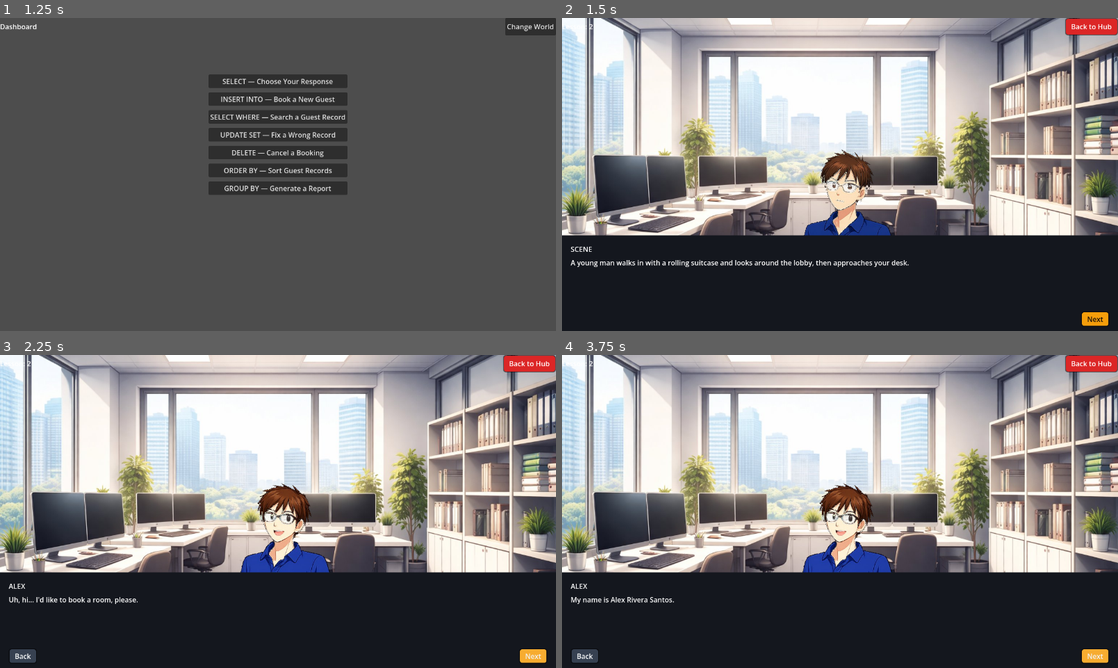
Above: before the commit, frames 1-4 (two rows, left to right).
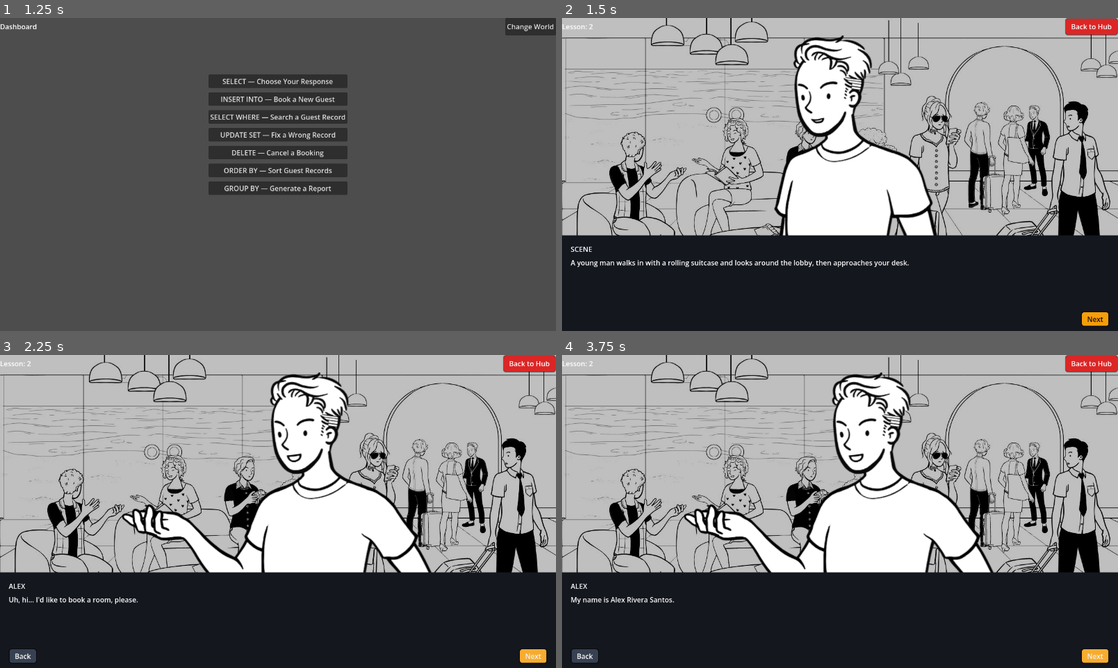
Above: after the commit, the same moments.

Repository: EricNathanCode/C.L.E.D
Game: Godot game, scene res://scene/Main.tscn
Same seed, same stepped clock (60 frames per second), same inputs: the game is played once before the commit and once after it.
Inputs:
- Up to frame 1 (1.25 s): click "Hotel World" at 0.5 s
- Up to frame 2 (1.5 s): click "INSERT INTO — Book a New Guest" at 1.25 s
- Up to frame 3 (2.25 s): click "Next" at 2 s
- Up to frame 4 (3.75 s): click "Next" at 2.75 s; click "Next" at 3.5 s

Frame 1 is identical in both runs. In frame 2, 59% of the frame differs, in the area x 0-100%, y 0-70%; in frame 3, 60%; in frame 4, 60%.

Commit message:
Phase 7
Put Real Game Assests (Background, Characters), Fix Background Coloring, and Character ERROR Output

Diff:
--- a/c.l.e.d/scene/GameScreen.tscn
+++ b/c.l.e.d/scene/GameScreen.tscn
@@ -20,6 +20,16 @@
 grow_vertical = 2
 expand_mode = 1
 stretch_mode = 6
+
+[node name="BGTint" type="ColorRect" parent="."]
+layout_mode = 0
+anchors_preset = 15
+anchor_right = 1.0
+anchor_bottom = 1.0
+grow_horizontal = 2
+grow_vertical = 2
+mouse_filter = 2
+color = Color(0.0, 0.0, 0.0, 0.25)
 
 [node name="TopBar" type="HBoxContainer" parent="." unique_id=1057576395]
 layout_mode = 0
--- a/c.l.e.d/scripts/GameScreen.gd
+++ b/c.l.e.d/scripts/GameScreen.gd
@@ -25,15 +25,15 @@
 	"group_by":     "res://gamemode/scene/GM_GroupBy.tscn",
 }
 
-const BG_HOTEL := "res://images/background/Office.png"
+const BG_HOTEL := "res://images/backgrounds/BG_hotel.png"
 
 # MC expression paths (used as NPC placeholder)
 const MC_EXPR: Dictionary = {
-	"idle":     "res://images/characters/MC/_MC__IDLE.png",
-	"talk":     "res://images/characters/MC/_MC__TALK.png",
-	"thinking": "res://images/characters/MC/_MC__THINKING.png",
-	"confuse":  "res://images/characters/MC/_MC__CONFUSE.png",
-	"shock":    "res://images/characters/MC/_MC__SHOCK.png",
+	"idle":     "res://images/characters/NPC_adults/adult_1/idle.png",
+	"talk":     "res://images/characters/NPC_adults/adult_1/talk.png",
+	"thinking": "res://images/characters/NPC_adults/adult_1/think.png",
+	"confuse":  "res://images/characters/NPC_adults/adult_1/confuse.png",
+	"shock":    "res://images/characters/NPC_adults/adult_1/shock.png",
 }
 
 # Which MC expression to show per story char key
@@ -82,22 +82,30 @@
 		_bg_textures["hotel"] = bg
 
 func _load_texture(res_path: String) -> Texture2D:
+	# Method 1 — Godot resource system (works when file is imported)
 	if ResourceLoader.exists(res_path):
 		var tex := ResourceLoader.load(res_path) as Texture2D
 		if tex:
 			return tex
 
+	# Method 2 — FileAccess buffer (works without .import files)
 	var abs_path: String = ProjectSettings.globalize_path(res_path)
 	var fa := FileAccess.open(abs_path, FileAccess.READ)
 	if fa:
 		var data: PackedByteArray = fa.get_buffer(fa.get_length())
 		fa.close()
 		var img := Image.new()
-		if img.load_png_from_buffer(data) == OK:
+		var loaded := false
+		if res_path.ends_with(".jpg") or res_path.ends_with(".jpeg"):
+			loaded = img.load_jpg_from_buffer(data) == OK
+		else:
+			loaded = img.load_png_from_buffer(data) == OK
+		if loaded:
 			if img.get_format() != Image.FORMAT_RGBA8:
 				img.convert(Image.FORMAT_RGBA8)
 			return ImageTexture.create_from_image(img)
 
+	# Method 3 — Image.load() direct fallback
 	var img2 := Image.new()
 	if img2.load(abs_path) == OK:
 		if img2.get_format() != Image.FORMAT_RGBA8:
Binary file removed: c.l.e.d/images/background/Office.png
Binary file added: c.l.e.d/images/backgrounds/BG_hotel.png
Not shown, changed: c.l.e.d/images/backgrounds/BG_hotel.png.import
Binary file removed: c.l.e.d/images/characters/MC/_MC__CONFUSE.png
Binary file removed: c.l.e.d/images/characters/MC/_MC__IDLE.png
Binary file removed: c.l.e.d/images/characters/MC/_MC__SHOCK.png
Binary file removed: c.l.e.d/images/characters/MC/_MC__TALK.png
Binary file removed: c.l.e.d/images/characters/MC/_MC__THINKING.png
Binary file added: c.l.e.d/images/characters/NPC_adults/adult_1/confuse.png
Not shown, changed: c.l.e.d/images/characters/NPC_adults/adult_1/confuse.png.import
Binary file added: c.l.e.d/images/characters/NPC_adults/adult_1/idle.png
Not shown, changed: c.l.e.d/images/characters/NPC_adults/adult_1/idle.png.import
(and 6 more such lines)
